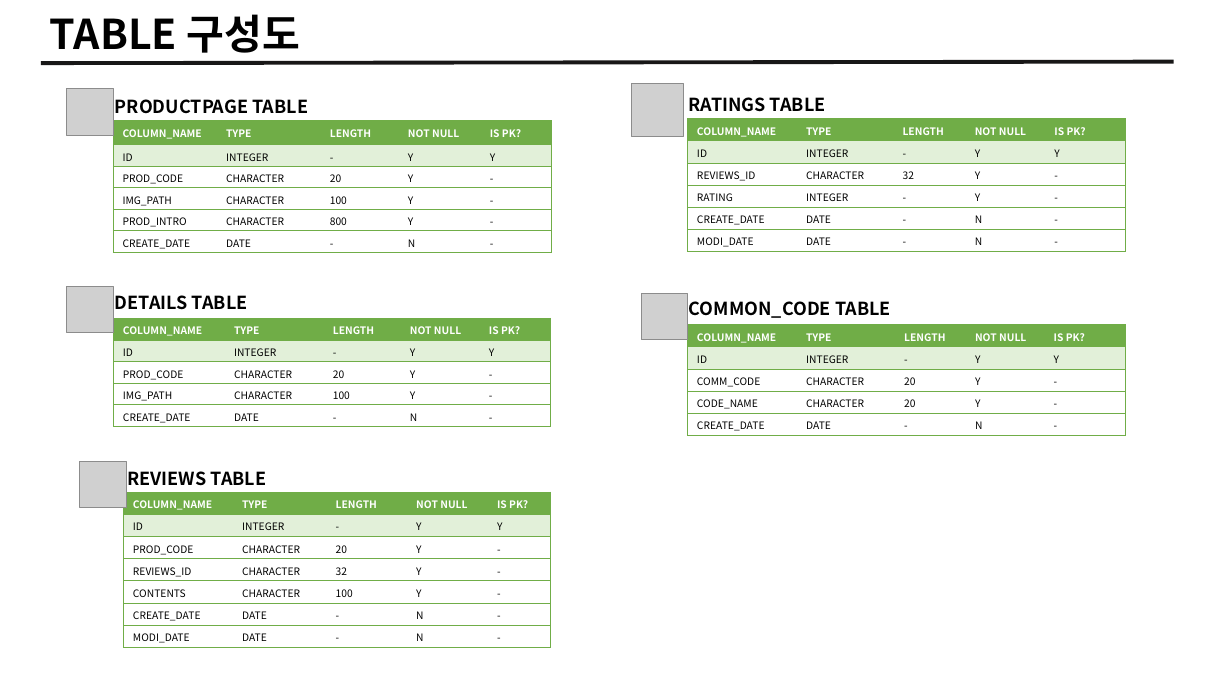
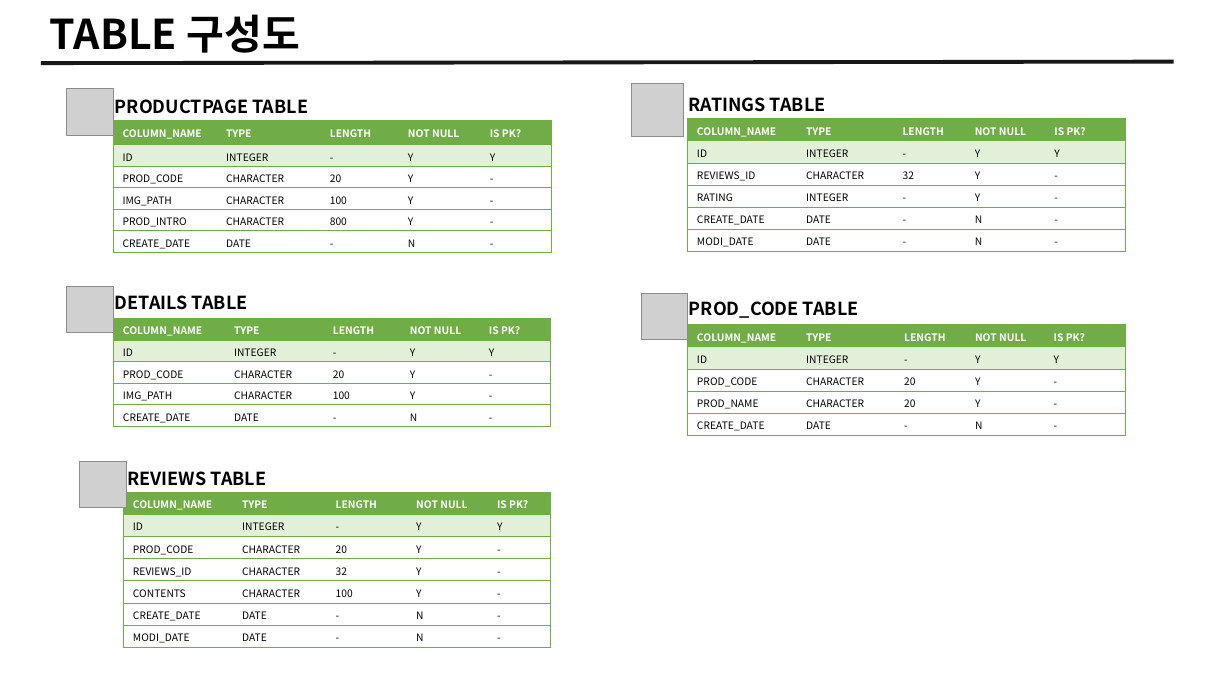
Before and after one commit to HF-ADMIN/demo_project_doc, a slide deck: slide 2 of T info/[T Info] Service 구성도.pptx. Drawn at 1232x693 pixels with LibreOffice and Linux fonts; fonts in the diff are those of the drawing; grey boxes stand for pictures. Boxes give left, top, right and bottom in pixels: in the first picture for what was removed or moved away, otherwise in the second. Text is boxed around its words. In the diff, an @@ line names an element or a change of style, - is before the commit and + after.

Commit message:
CODE 테이블 변경

```diff
--- a/T info/[T Info] Service 구성도.pptx
+++ b/T info/[T Info] Service 구성도.pptx
@@ table at box(688, 324, 1125, 435) @@
-row 3, column 1: COMM_CODE
+row 3, column 1: PROD_CODE
-row 4, column 1: CODE_NAME
+row 4, column 1: PROD_NAME
@@ text at box(689, 301, 859, 318): text changed @@
-COMMON_CODE TABLE
+PROD_CODE TABLE
```
